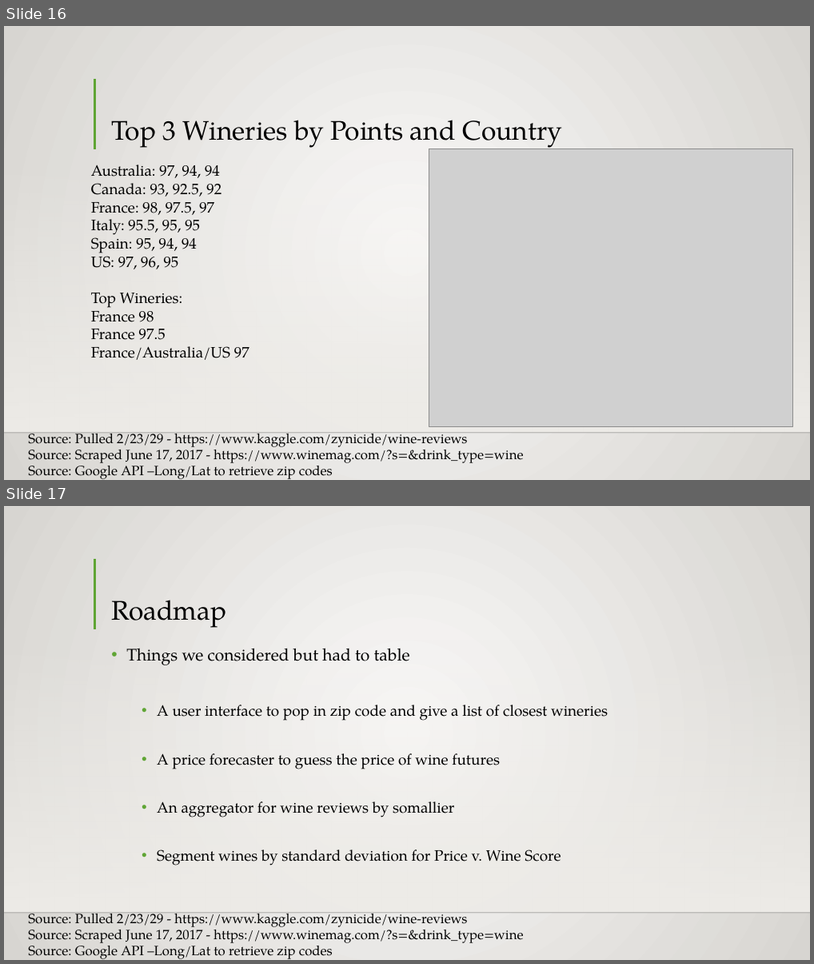
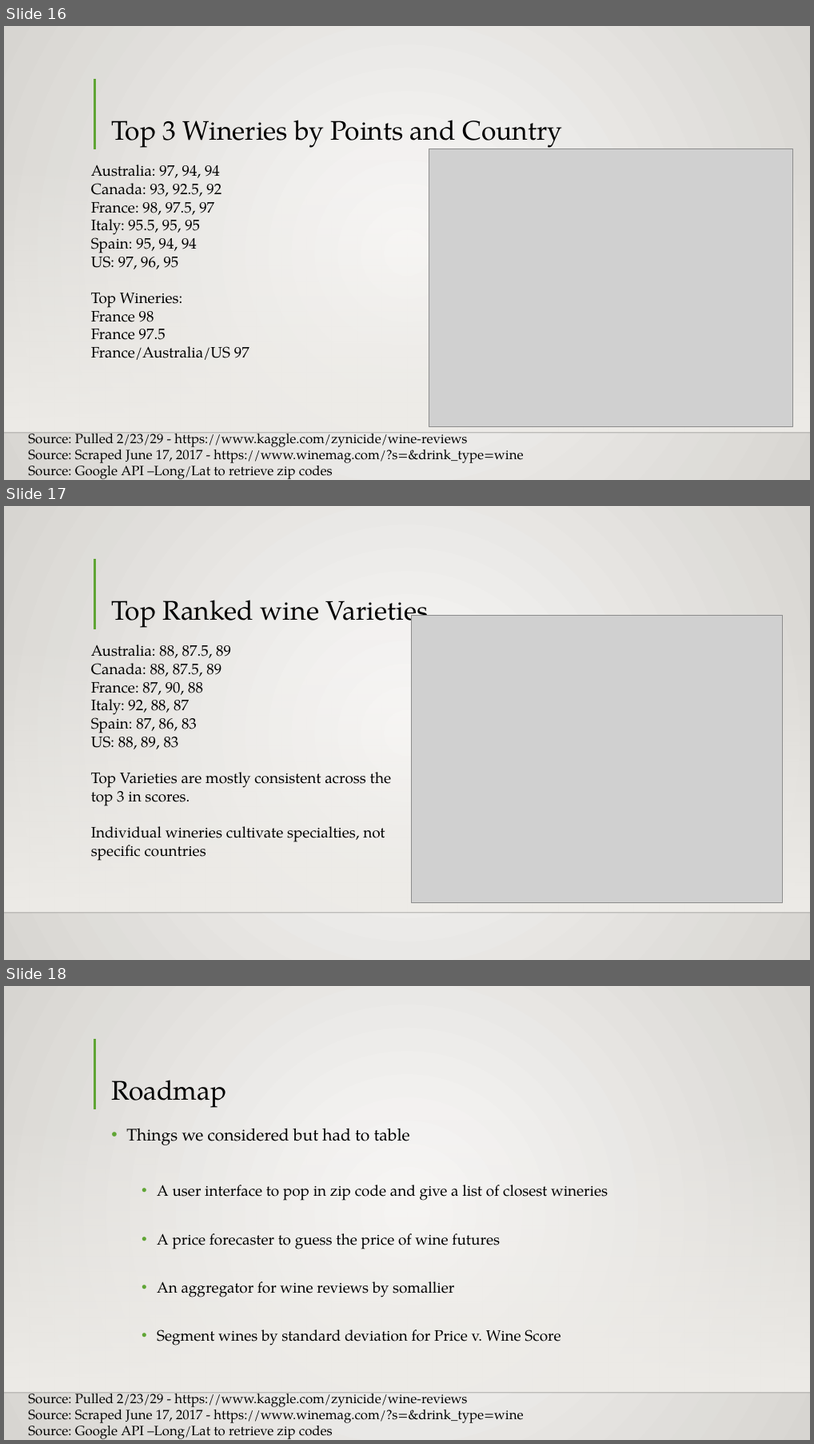
Before and after one commit to drivera537/Data-Historians, a slide deck: Wine_Data.pptx. Shown one above the other, each under a label of ours: slides 16 and 17 before the commit, slides 16, 17 and 18 after it. The pictures are 814x964 and 814x1444 pixels, drawn with LibreOffice and Linux fonts; fonts in the diff are those of the drawing; grey boxes stand for pictures; background and template pictures are left out. Boxes give left, top, right and bottom in pixels: in the first picture for what was removed or moved away, otherwise in the second. Text is boxed around its words. In the diff, an @@ line names an element or a change of style, - is before the commit and + after.

Commit message:
updated changes to wine_data presentation

```diff
--- a/Wine_Data.pptx
+++ b/Wine_Data.pptx
@@ slide 17 added at (4, 506, 810, 960), background gradient #FAFAF9 to #D7D5D2; not listed: 3 template elements that a slide beside it also shows @@
@@ title added at (111, 600, 429, 630), 32 pt, text #000000 @@
+Top Ranked wine Varieties
@@ picture added at (412, 616, 782, 902) @@
@@ text added at (91, 644, 391, 860), 18 pt, text #000000 @@
+Australia: 88, 87.5, 89
+Canada: 88, 87.5, 89
+France: 87, 90, 88
+Italy: 92, 88, 87
+Spain: 87, 86, 83
+US: 88, 89, 83
+Top Varieties are mostly consistent across the top 3 in scores.
+Individual wineries cultivate specialties, not specific countries
@@ what was slide 17 is now slide 18 @@
```
Also in this commit, not shown: 2 slides changed.
